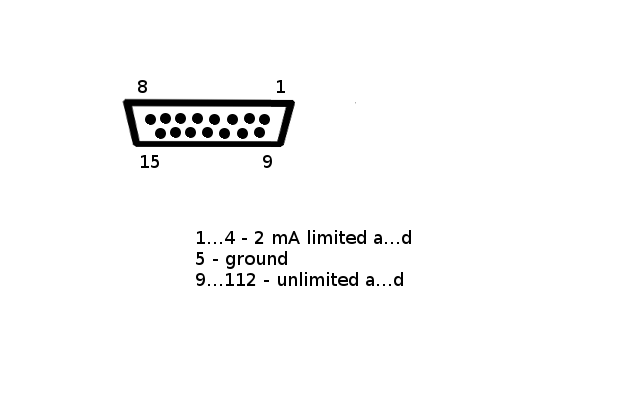
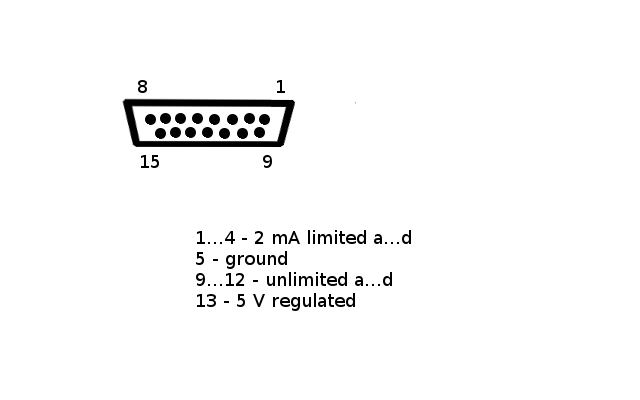
Layer changes from the first w=640, h=400 image to the second:
painted on "1...4 - 2 mA limited a...d ..." over bbox(197, 272, 403, 311)
